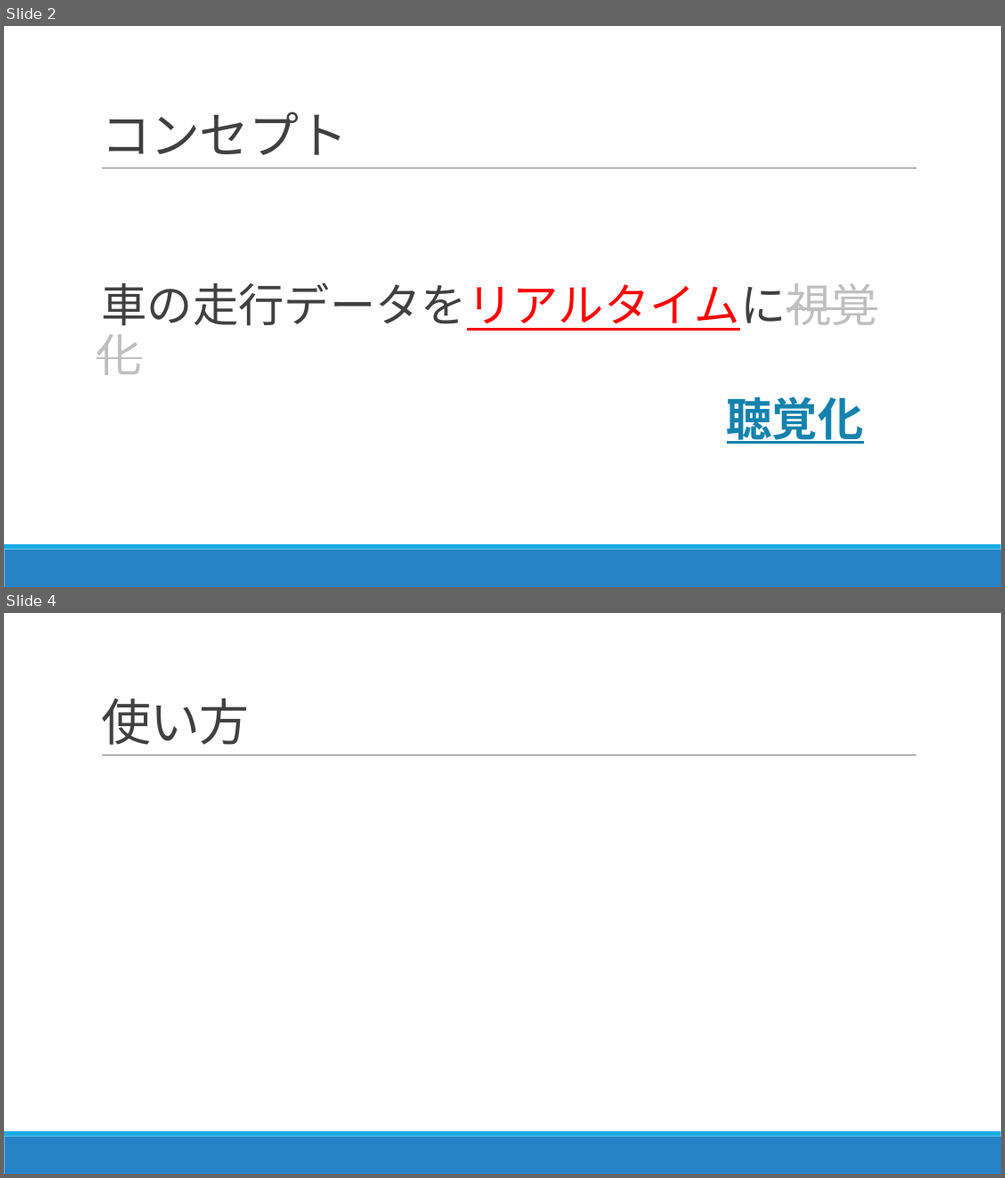
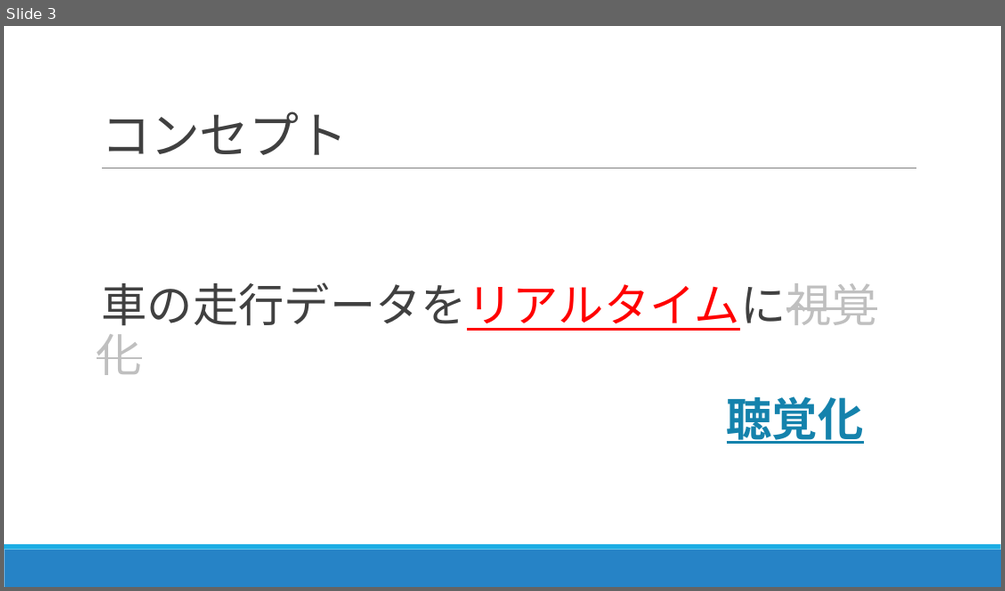
Before and after one commit to aquavit/comporive, a slide deck: コンポライブ.pptx. Shown one above the other, each under a label of ours: slides 2 and 4 before the commit, slide 3 after it; the slides between them are not shown. The pictures are 1005x1178 and 1005x591 pixels, drawn with LibreOffice and Linux fonts; fonts in the diff are those of the drawing. Boxes give left, top, right and bottom in pixels: in the first picture for what was removed or moved away, otherwise in the second. Text is boxed around its words. In the diff, an @@ line names an element or a change of style, - is before the commit and + after.

```diff
--- a/コンポライブ.pptx
+++ b/コンポライブ.pptx
@@ slide 4 removed at (4,613,1001,1174), background #FFFFFF; not listed: 3 template elements that a slide beside it also shows @@
@@ title removed at (101,698,250,745) @@
-使い方
@@ what was slide 2 is now slide 3 @@
```
Also in this commit, not shown: 2 slides changed, 4 slides added, 1 other slide removed.
